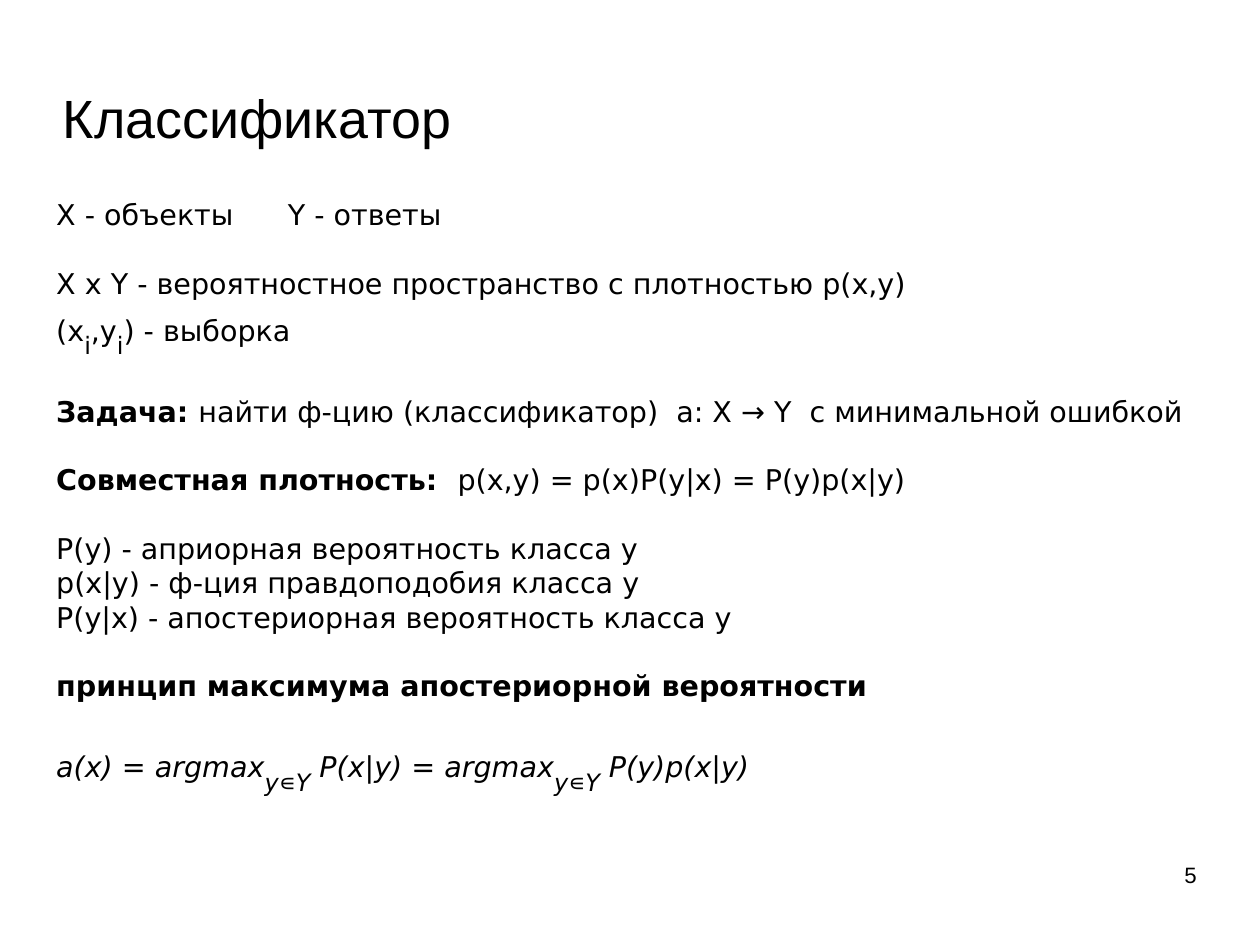
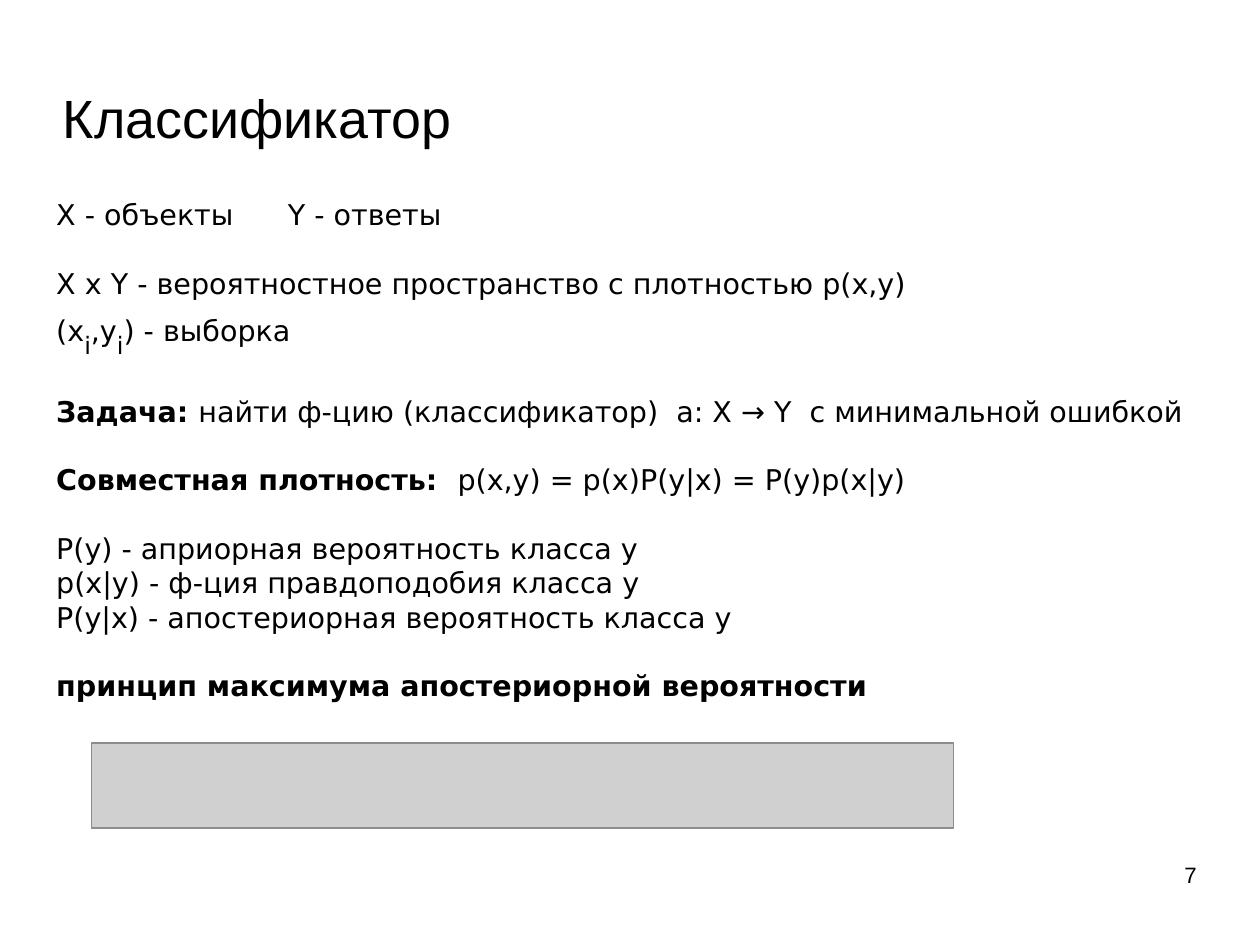
Before and after one commit to mechanoid5/ml_lectorium_legacy, a slide deck: slide 7 of 04-bayes.odp (slide 5 before the commit). Drawn at 1260x945 pixels with LibreOffice and Linux fonts; fonts in the diff are those of the drawing; grey boxes stand for pictures; background and template pictures are left out. Boxes give left, top, right and bottom in pixels: in the first picture for what was removed or moved away, otherwise in the second. Text is boxed around its words. In the diff, an @@ line names an element or a change of style, - is before the commit and + after.

```diff
--- a/04-bayes.odp
+++ b/04-bayes.odp
@@ picture added at (91,743,955,828) @@
@@ text at (56,755,749,796): paragraph removed @@
-a(x) = argmaxy∊Y P(x|y) = argmaxy∊Y P(y)p(x|y)
@@ page number at (1184,867,1196,883): text changed @@
-5
+7
```
Also in this commit, not shown: 10 other slides changed, 10 slides added, 1 slide removed, 4 other files.
